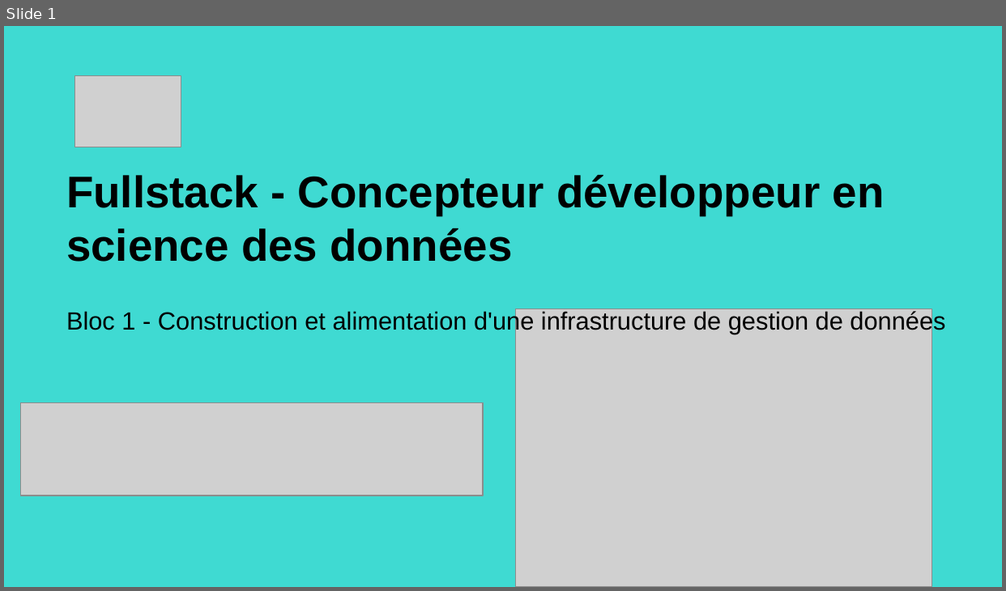
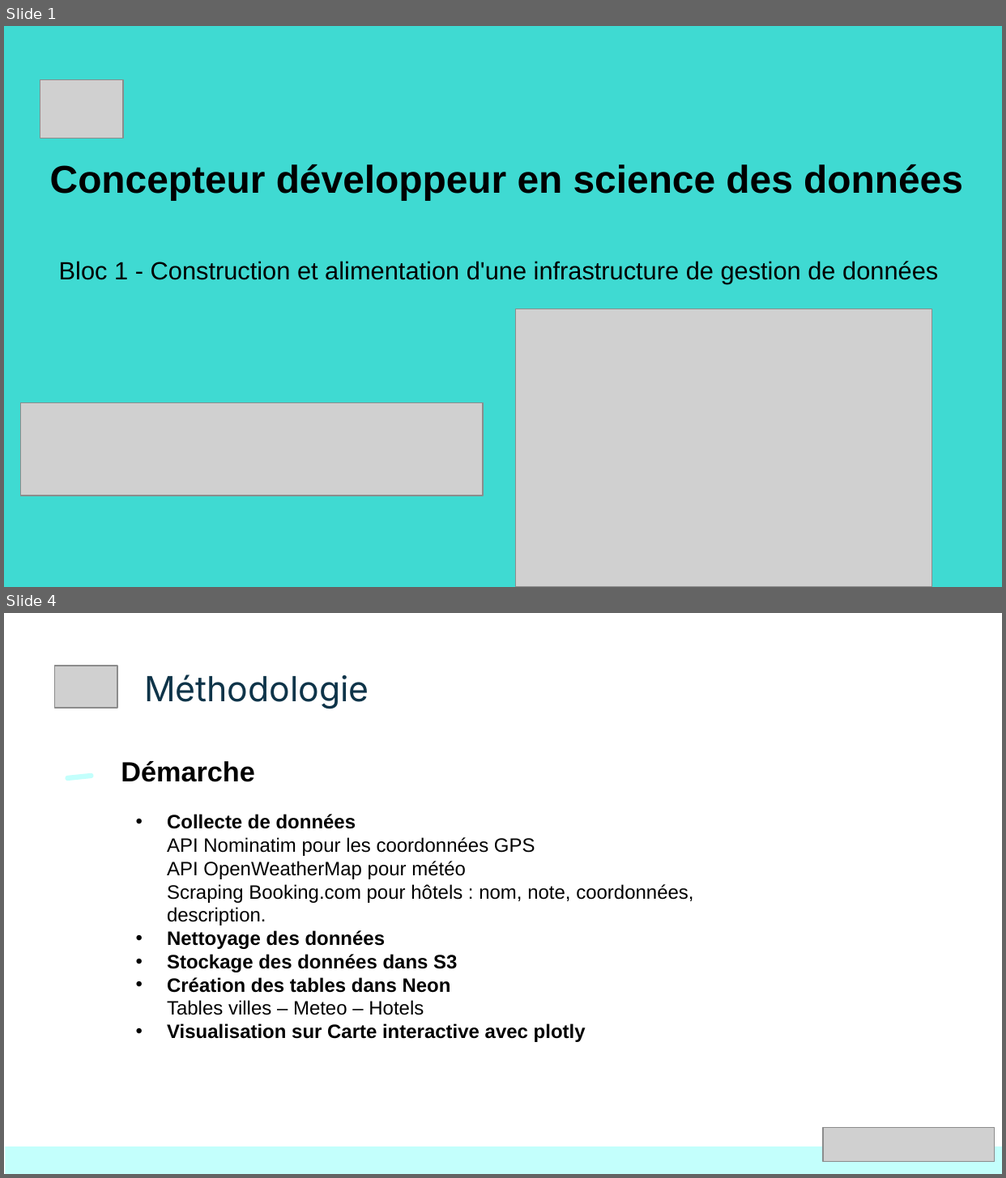
Before and after one commit to Nath-data13/DSFS_certif_2025, a slide deck: Bloc1/bloc1_kayak.pptx. Shown one above the other, each under a label of ours: slide 1 before the commit, slides 1 and 4 after it; the slides between them are not shown. The pictures are 1006x591 and 1006x1178 pixels, drawn with LibreOffice and Linux fonts; fonts in the diff are those of the drawing; grey boxes stand for pictures. Boxes give left, top, right and bottom in pixels: in the first picture for what was removed or moved away, otherwise in the second. Text is boxed around its words. In the diff, an @@ line names an element or a change of style, - is before the commit and + after.

```diff
--- a/Bloc1/bloc1_kayak.pptx
+++ b/Bloc1/bloc1_kayak.pptx
@@ slide 4 added at (x1=4, y1=613, x2=1002, y2=1174), background #FFFFFF @@
@@ picture added at (x1=55, y1=666, x2=117, y2=708) @@
@@ title added at (x1=144, y1=675, x2=369, y2=709), 25 pt, text #0E3449 @@
+Méthodologie
@@ rounded rectangle added at (x1=65, y1=773, x2=94, y2=781), fill #C3FFFC @@
@@ title added at (x1=121, y1=761, x2=255, y2=782), 20 pt, text #000000, bold @@
+Démarche
@@ text added at (x1=167, y1=814, x2=693, y2=1042), 14 pt, text #000000 @@
+• Collecte de données
+  API Nominatim pour les coordonnées GPS
+  API OpenWeatherMap pour météo
+  Scraping Booking.com pour hôtels : nom, note, coordonnées, description.
+• Nettoyage des données
+• Stockage des données dans S3
+• Création des tables dans Neon
+  Tables villes – Meteo – Hotels
+• Visualisation sur Carte interactive avec plotly
@@ rectangle added at (x1=5, y1=1147, x2=1002, y2=1174), fill #C3FFFC @@
@@ picture added at (x1=823, y1=1128, x2=995, y2=1163) @@
@@ slide 1 changed as well @@
@@ picture resized from (x1=74, y1=76, x2=181, y2=147) to (x1=40, y1=80, x2=123, y2=139) @@
@@ title at (x1=50, y1=165, x2=963, y2=200): text changed; size 32 to 28 pt @@
-Fullstack - Concepteur développeur en science des données
+Concepteur développeur en science des données
@@ title "Bloc 1 - Construction et ..." moved from (x1=66, y1=310, x2=945, y2=335) to (x1=59, y1=261, x2=938, y2=284) @@
```
Also in this commit, not shown: 1 other slide changed, 8 other slides added, 6 slides removed, 2 other files.
